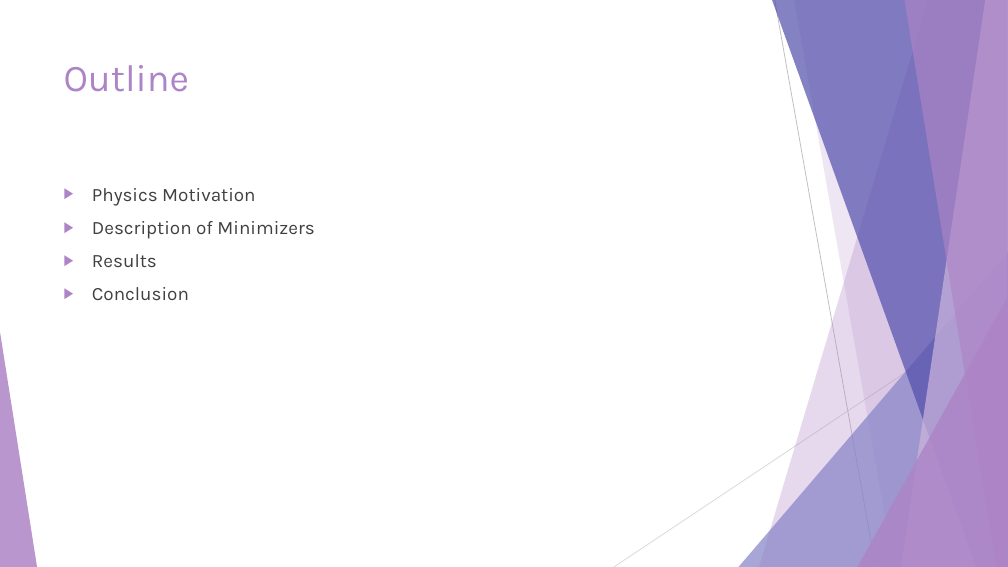
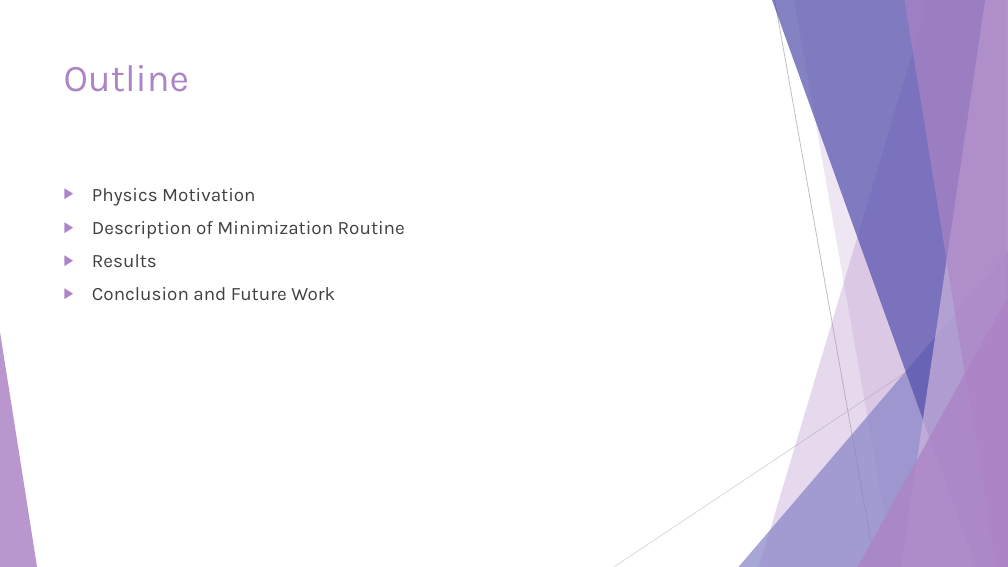
Before and after one commit to alovell/Minimization, a slide deck: slide 2 of Fitting Methods.pptx. Drawn at 1008x567 pixels with LibreOffice and Linux fonts; fonts in the diff are those of the drawing. Boxes give left, top, right and bottom in pixels: in the first picture for what was removed or moved away, otherwise in the second. Text is boxed around its words. In the diff, an @@ line names an element or a change of style, - is before the commit and + after.

```diff
--- a/Fitting Methods.pptx
+++ b/Fitting Methods.pptx
@@ text at (92, 221, 405, 239): text changed @@
-▶ Description of Minimizers
+▶ Description of Minimization Routine
@@ text at (92, 287, 335, 300): text changed @@
-▶ Conclusion
+▶ Conclusion and Future Work
```
Also in this commit, not shown: 15 slides added, 4 slides removed.
